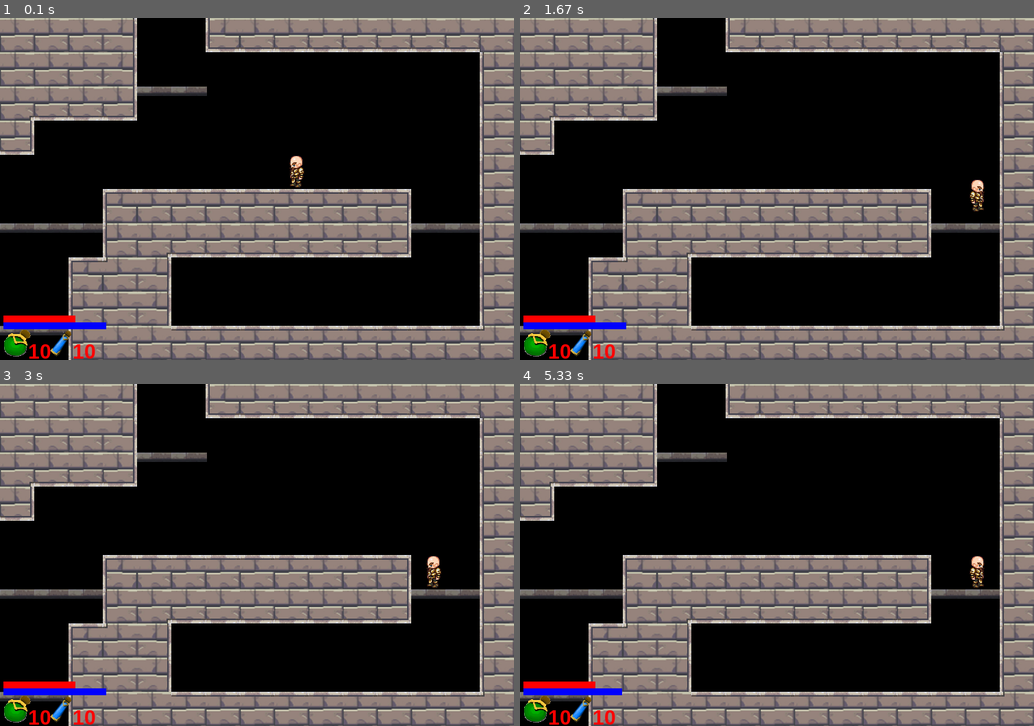
Above: before the commit, frames 1-4 (two rows, left to right).
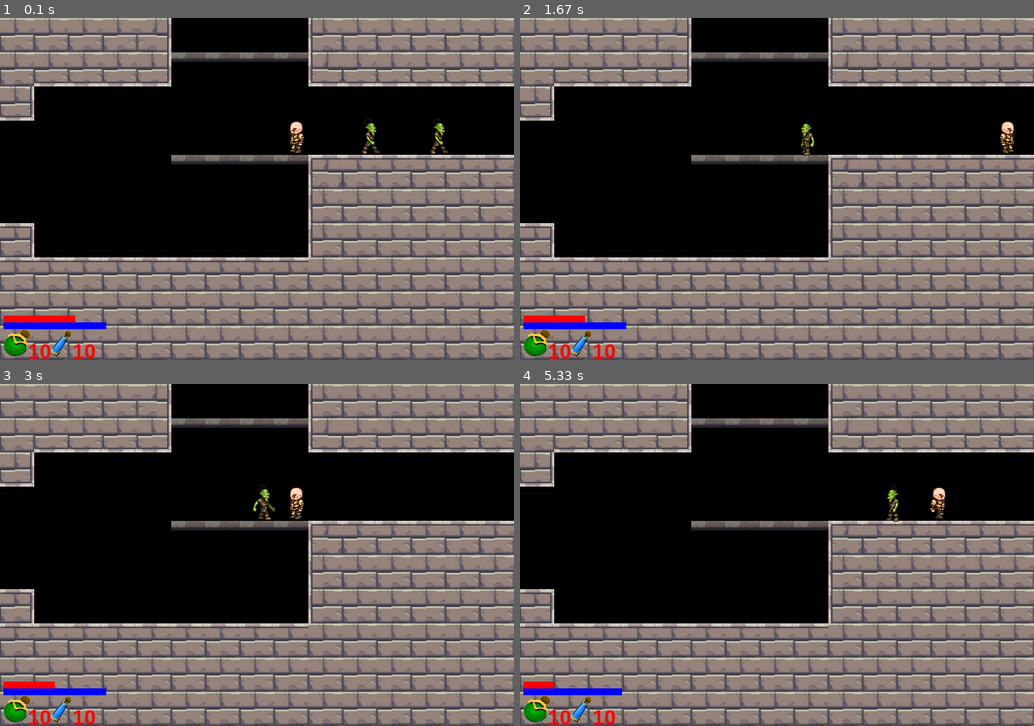
Above: after the commit, the same moments.

Repository: MFTI-summer/ROGUE-LEGACY
Game: pygame game, started from Main Project/MainProjectRogue_Legacy.py
Two runs of this game, one before a commit and one after it. Both use one fixed random seed, a clock stepped at 60 frames per second and the inputs below.
Inputs (mouse positions are in pixels of both pictures, inside the frame that each line leads up to):
- Up to frame 1 (0.1 s): no input
- Up to frame 2 (1.67 s): hold D 0.33-0.8 s; click (941, 178) at 0.88 s; hold D 1.17-1.63 s
- Up to frame 3 (3 s): hold A 1.67-2.2 s; hold A 2.57-2.97 s
- Up to frame 4 (5.33 s): right-click (967, 674) at 3.05 s; hold D 3.33-3.97 s; hold A 4.4-4.87 s; hold D from 4.9 s (still down)

The runs differ from the first frame. In frame 1, 47% of the frame differs, in the area x 0-100%, y 0-100%; in frame 2, 46%; in frame 3, 47%; in frame 4, 47%.

Commit message:
Теперь герой получает урон от врагов

Diff:
--- a/Main Project/Enemy.py
+++ b/Main Project/Enemy.py
@@ -15,6 +15,7 @@
         # координаты, на которых появляется моб
         self.hp = 100
         self.end = end
+        self.damage = 10
         self.borders: pygame.sprite.Group() = None
         self.direction = 1  # влево или вправо
         self.walkCount = 0  # нужно для корректной отрисовки анимации
--- a/Main Project/Hero.py
+++ b/Main Project/Hero.py
@@ -64,7 +64,10 @@
         }
         self.bullets = pg.sprite.Group()  # все снаряды, которые выпустил герой
         self.bulletDamage = 40  # Урон от пуль
-        self.immortalTime = 100  # время бессмертия после урона в кадрах
+        self.immortalTime = {
+            'max': 1 * FPS,
+            'current': 0
+        }  # время бессмертия после урона в кадрах
         self.attackProperties = dict(isAttacking=False, attackState=0, attackMaxLength=0.2 * FPS)
 
     def update(self, surface: pg.surface.Surface, level=None, events: pg.event.get() = None):
@@ -83,6 +86,7 @@
         # Делаем анимацию
         self.animation()
         # Рисуем все
+        self.check_damage()
         self.bullets.update()
         self.bullets.draw(surface)
         self.weapon.update(surface)
@@ -151,7 +155,15 @@
                 pass
 
     def check_damage(self):
-        pass
+        sprite = pg.sprite.spritecollideany(self, self.level.mobs)
+        if sprite is not None:
+            if self.immortalTime['current'] == 0:
+                self.get_damage(sprite.damage)
+                self.immortalTime['current'] = 1
+        if self.immortalTime['current'] > 0:
+            self.immortalTime['current'] += 1
+            if self.immortalTime['current'] >= self.immortalTime['max']:
+                self.immortalTime['current'] = 0
 
     def meleeAttack(self):
         # Пока мы просто создаем прямоугольник, внутри которого враги получают урон
@@ -170,7 +182,7 @@
                 self.attackProperties['isAttacking'] = False
         mobRects = {mob: mob.rect for mob in self.level.mobs}
         for mob in mobRects:
-            print (mob)
+            print(mob)
             if self.weaponRect.colliderect(mobRects[mob]):
                 mob.get_damage(self.swordDamage)
 
@@ -213,15 +225,10 @@
 
     def check_correct_level(self):
 
-        if -20 < self.rect.x < 720 and 0 < self.rect.y < 500 :
-
+        if -20 < self.rect.x < 720 and 0 < self.rect.y < 500:
             return False
 
-
         return True
-
-
-
 
     def change_level(self, level: pg.sprite.Group, side):
         if side == "right":
@@ -233,7 +240,7 @@
         elif side == "down":
             self.rect.y -= 500
             self.level = level
-        elif side=="up":
+        elif side == "up":
             self.rect.y += 500
             self.level = level
 
@@ -273,7 +280,7 @@
             return True
         return False
 
-    def damage(self, damage):
+    def get_damage(self, damage):
         self.hp -= damage
         if self.hp < 0:
             self.death()
--- a/Main Project/MainProjectRogue_Legacy.py
+++ b/Main Project/MainProjectRogue_Legacy.py
@@ -21,19 +21,19 @@
     clock = pg.time.Clock()
     heal_potion = Item.HealItem(30)
     mana_potion = Item.RestoreManaItem(50)
-    hero = Hero.Hero(x=400, y=200)
+    hero = Hero.Hero(x=400, y=150)
     ui = UI.UI(hero, 5, WIN_height - 5)
     for _ in range(10):
         ui.heal_slot.store_item(heal_potion)
         ui.mana_slot.store_item(mana_potion)
     # hero.rect.x = 300
     # hero.rect.y = 300
-    current_level = 7
+    current_level = 9
 
 
     level = Tiles.Level(Tiles.levels[current_level])
     hero.set_level(level)
-    hero.damage(30)
+    hero.get_damage(30)
     while run:
         hero.restore_mana(MANA_RESTORED_FOR_TICK / fps)
         events = pg.event.get()
--- a/Main Project/Testing.py
+++ b/Main Project/Testing.py
@@ -35,7 +35,7 @@
     level = Tiles.Level(lvl.replace(' ', ''))
 
     hero.set_level(level)
-    hero.damage(30)
+    hero.get_damage(30)
     while run:
         hero.restore_mana(MANA_RESTORED_FOR_TICK / fps)
         events = pg.event.get()
--- a/Main Project/Tiles.py
+++ b/Main Project/Tiles.py
@@ -155,7 +155,7 @@
 ====|.UU.I=====
 =___№~~~~#_____
 №..............
-.E.........E...
+....e.....E.E.e
 .....~~~~<-----
 L........I=====
 >........I=====
